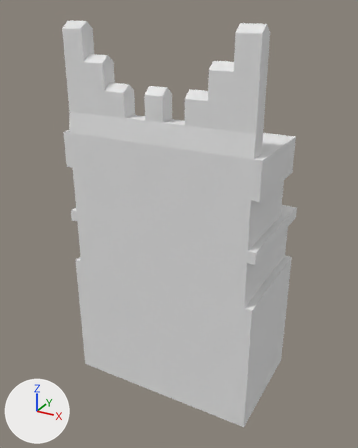
An edit to the COLLADA model art/meshes/structural/byza_st_wall_short.dae, drawn before and after from the same camera.
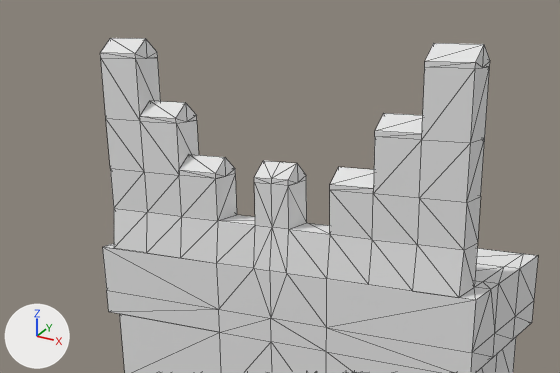
Each version appears first whole from a camera (50 mm lens) standing at (15.11, -28.28, 21.11) and looking at (-0.24, -0.37, 7.15), and next in a close-up on the part from 2% to 86% of the width and 0% to 44% of the height. Arrows for +X, +Y and +Z are at lower left; the lights stay in place. The close-ups show mesh edges as thin lines.

In view in the first close-up: 'Byza_Dock_003'.
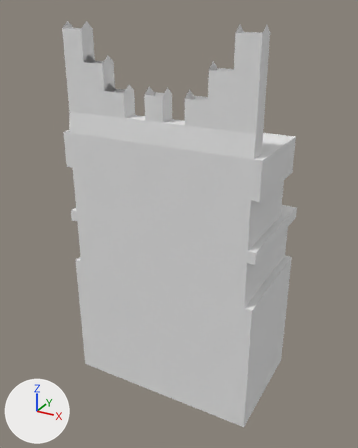
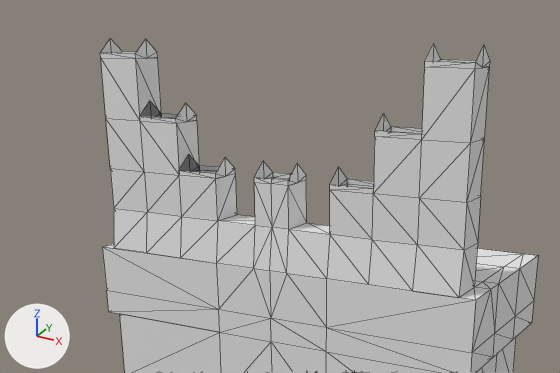
What differs and where, as boxes [x1, y1, x2, y2] in the close-ups (560 x 373 px):
part 1 of me_cube_615, deleted: before [100, 38, 484, 188]

Edits to the bpy script that builds the scene:
```text
Change me_cube_615:
    used by ob_byza_dock_003; location = (0.0, 0.0, 0.0)
    remove me_cube_615.from_pydata(...)  # 680 vertices, 1096 faces; spans x -6.8..6.8, y -4.0..4.0, z -5.0..20.3
    add me_cube_615.from_pydata(...)  # 679 vertices, 1064 faces; spans x -6.8..6.8, y -4.0..4.0, z -5.0..20.3
    me_cube_615 part 1
    1 vertex is removed from x 0.0, y -3.3, z 16.9
    32 faces are deleted
```
